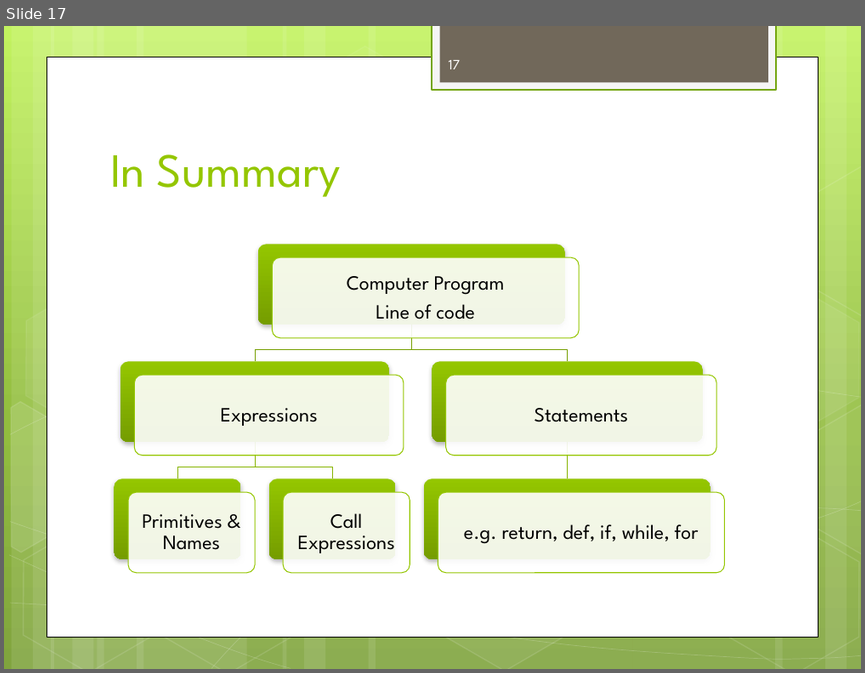
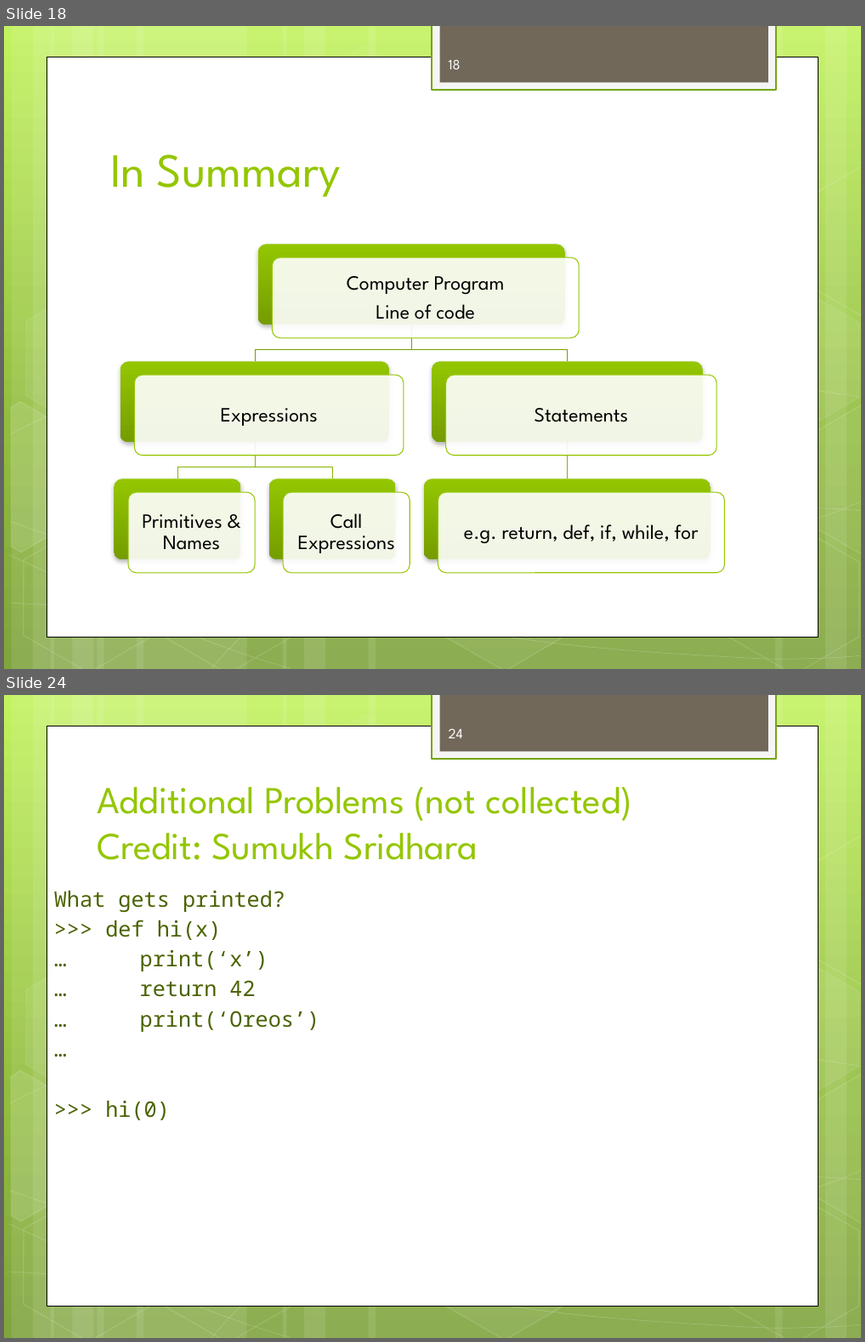
Before and after one commit to dicksontsai/dicksontsai.github.io, a slide deck: cs61a/discussion/disc1.pptx. Shown one above the other, each under a label of ours: slide 17 before the commit, slides 18 and 24 after it; the slides between them are not shown. The pictures are 865x673 and 865x1342 pixels, drawn with LibreOffice and Linux fonts; fonts in the diff are those of the drawing. Boxes give left, top, right and bottom in pixels: in the first picture for what was removed or moved away, otherwise in the second. Text is boxed around its words. In the diff, an @@ line names an element or a change of style, - is before the commit and + after.

```diff
--- a/cs61a/discussion/disc1.pptx
+++ b/cs61a/discussion/disc1.pptx
@@ slide 24 added at (4, 695, 861, 1338), background gradient #C3F35F to #93BF3F to #81A53E; not listed: 31 template elements that a slide beside it also shows @@
@@ page number added at (449, 729, 463, 738), 12 pt, text #FEFEFE @@
+24
@@ title added at (97, 787, 632, 860), 32 pt, text #94C600 @@
+Additional Problems (not collected)
+Credit: Sumukh Sridhara
@@ text added at (54, 891, 320, 1120), 18 pt, text #4A6300 @@
+What gets printed?
+>>> def hi(x)
+… print(‘x’)
+… return 42
+… print(‘Oreos’)
+…
+>>> hi(0)
@@ what was slide 17 is now slide 18 @@
@@ page number at (449, 60, 460, 69): text changed @@
-17
+18
```
Also in this commit, not shown: 3 slides changed, 4 other slides added, 6 other files.
